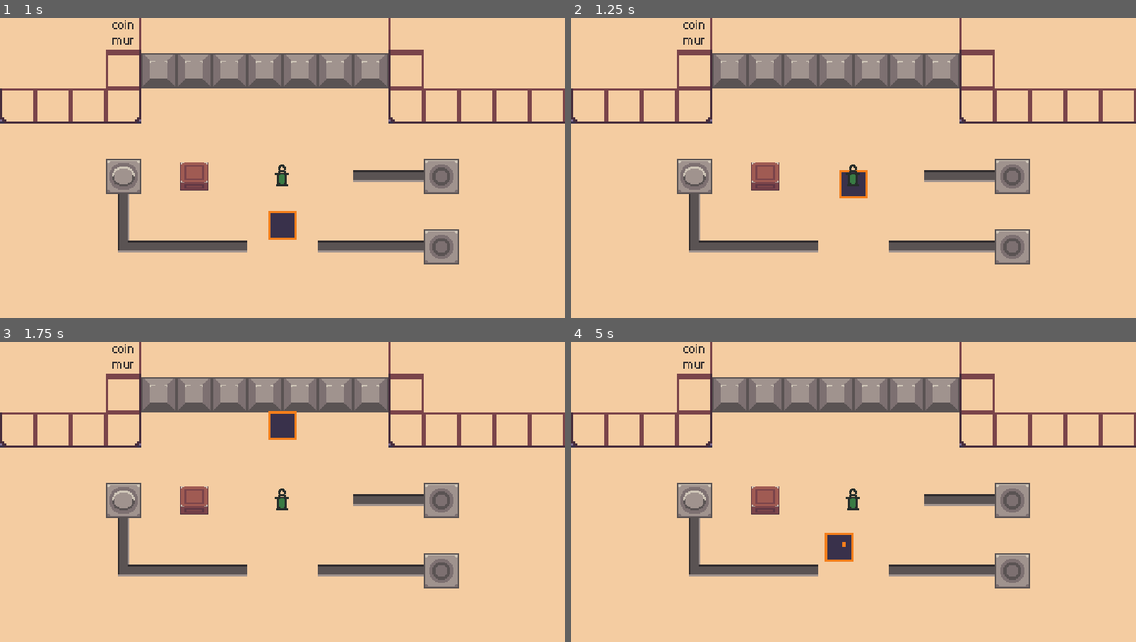
Above: before the commit, frames 1-4 (two rows, left to right).
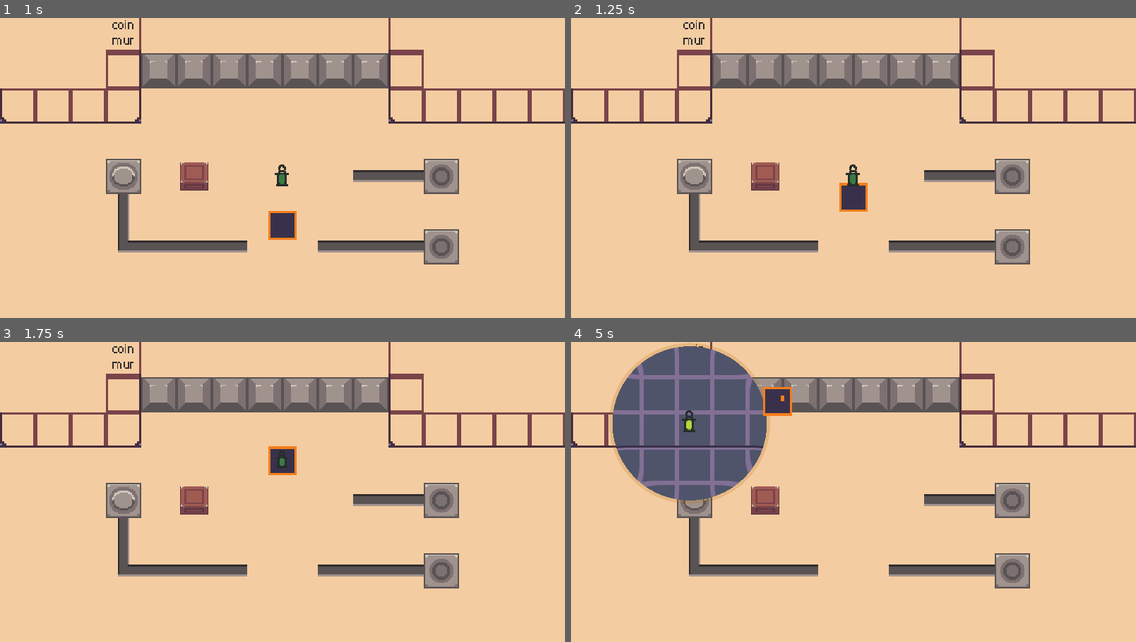
Above: after the commit, the same moments.

Repository: ElouanT/game_off_2024
Game: Godot game, scene res://scenes/game.tscn
Same seed, same stepped clock (60 frames per second), same inputs: the game is played once before the commit and once after it.
Inputs:
- Up to frame 1 (1 s): tap Enter at 0.5 s; hold Up (up) from 0.53 s (still down); tap U (action) at 0.6 s
- Up to frame 2 (1.25 s): keep holding Up (up)
- Up to frame 3 (1.75 s): keep holding Up (up); tap U (action) at 1.35 s
- Up to frame 4 (5 s): release Up (up) at 2.03 s; hold Left (left) 2.03-3.53 s; tap I (secondary_action) at 2.1, 4.35 s; tap U (action) at 2.3, 2.85, 3.6, 4.55 s; hold Down (down) 3.53-4.28 s; hold Right (right) from 4.28 s (still down)

Frame 1 is identical in both runs. In frame 2, 0.4% of the frame differs, in the area x 47-53%, y 50-65%; in frame 3, 1.1%; in frame 4, 13%, in the area x 6-52%, y 0-74%.

Commit message:
feat - lantern collisions

Diff:
--- a/scenes/object/lantern.tscn
+++ b/scenes/object/lantern.tscn
@@ -34,6 +34,9 @@
 }]
 
 [sub_resource type="CircleShape2D" id="CircleShape2D_ra638"]
+
+[sub_resource type="RectangleShape2D" id="RectangleShape2D_8uyer"]
+size = Vector2(9, 15)
 
 [sub_resource type="ShaderMaterial" id="ShaderMaterial_j0toc"]
 shader = ExtResource("2_k8yam")
@@ -98,6 +101,12 @@
 [node name="CollisionShape2D" type="CollisionShape2D" parent="Lantern"]
 shape = SubResource("CircleShape2D_ra638")
 
+[node name="StaticBody2D" type="StaticBody2D" parent="."]
+
+[node name="CollisionShape2D" type="CollisionShape2D" parent="StaticBody2D"]
+position = Vector2(-0.5, 0.5)
+shape = SubResource("RectangleShape2D_8uyer")
+
 [node name="Control" type="Control" parent="."]
 layout_mode = 3
 anchors_preset = 15
--- a/scripts/character.gd
+++ b/scripts/character.gd
@@ -44,11 +44,13 @@
 			lantern.position = $Area2D/QueryTrigger.global_position
 			lantern.get_node("AnimatedSprite2D").scale = Vector2(1, 1)
 			has_lantern = false
+			lantern.get_node("StaticBody2D").get_child(0).set_deferred("disabled", false)
 		else:
 			for area in $Area2D.get_overlapping_areas():
 				if area.is_in_group("interactable"):
 					if area.name == "Lantern":
 						has_lantern = true
+						lantern.get_node("StaticBody2D").get_child(0).set_deferred("disabled",true)
 						lantern.get_node("AnimatedSprite2D").scale = Vector2(0.9, 0.8)
 
 	if(Input.is_action_just_pressed("secondary_action")):
Not shown: 1 places in scenes/object/lantern.tscn that only renumber resources
